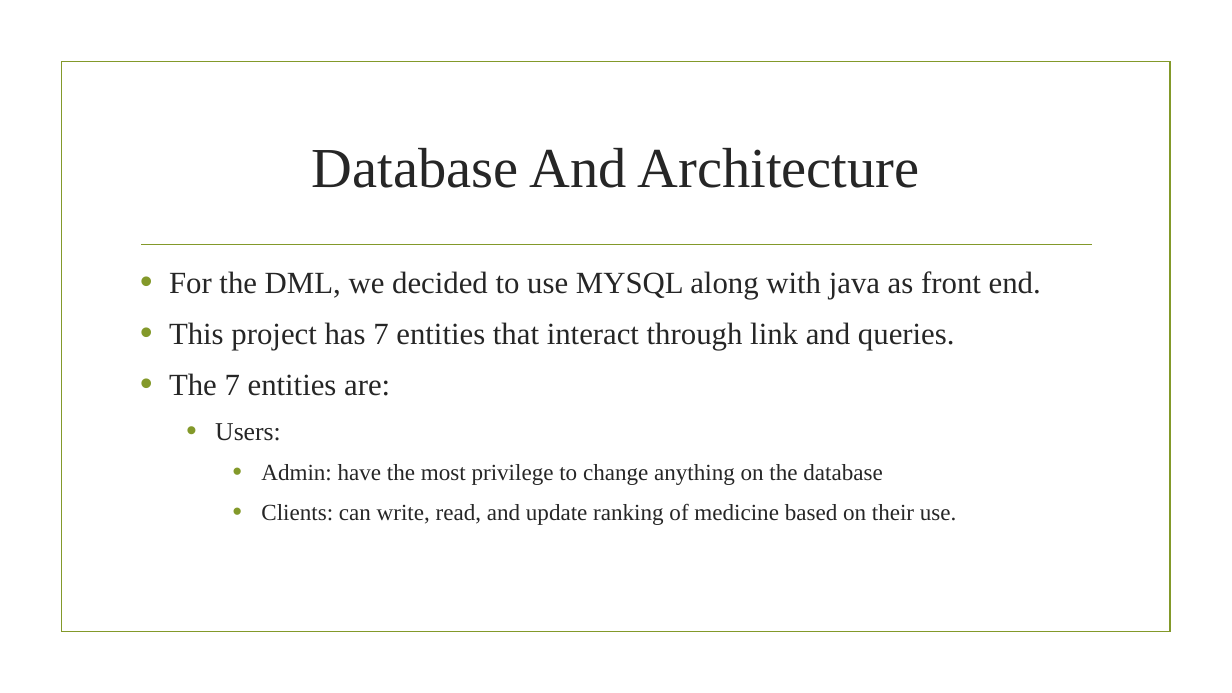
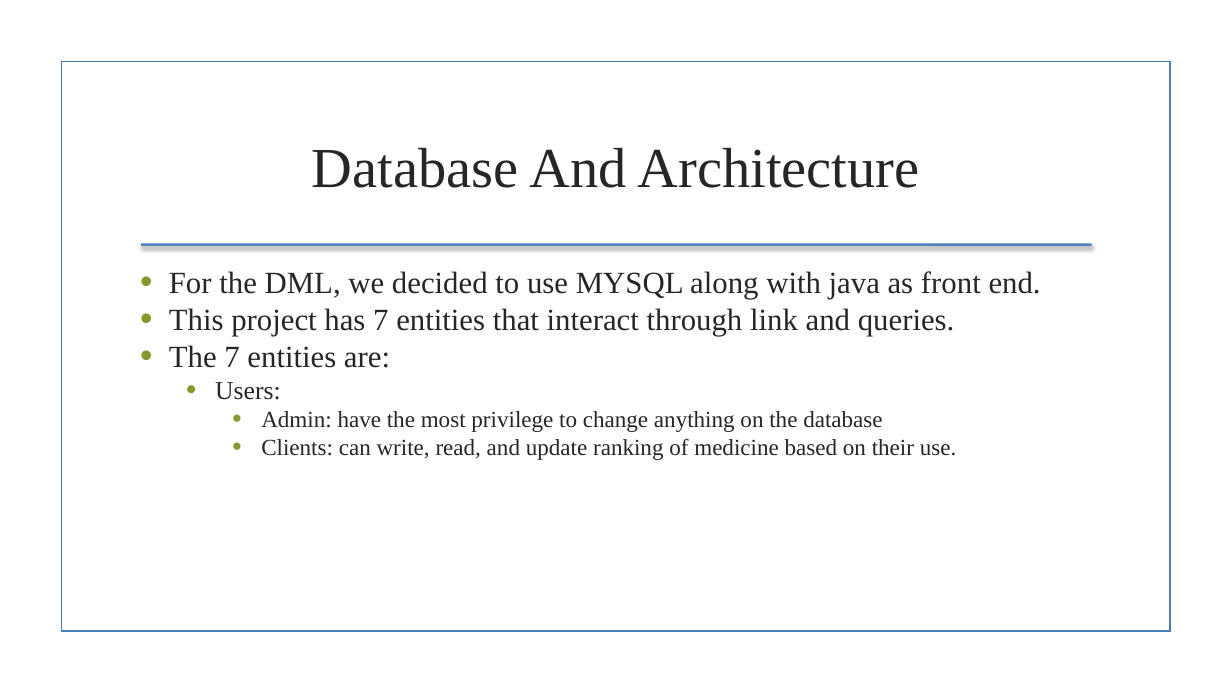
Before and after one commit to jensenj5/DB, a slide deck: slide 3 of Medication recommendation.pptx. Drawn at 1232x693 pixels with LibreOffice and Linux fonts; fonts in the diff are those of the drawing; background and template pictures are left out. Boxes give left, top, right and bottom in pixels: in the first picture for what was removed or moved away, otherwise in the second. Text is boxed around its words. In the diff, an @@ line names an element or a change of style, - is before the commit and + after.

```diff
--- a/Medication recommendation.pptx
+++ b/Medication recommendation.pptx
@@ rectangle at (61, 62, 1170, 632): outline #83992A 1.25 pt to #4B7EBC 1.25 pt @@
@@ text "For the DML, we decided ..." at (169, 271, 1041, 460): less space between paragraphs @@
@@ line (141, 245) - (1092, 245): stroke #83992A 1.25 pt to #4F81BD 2 pt @@
```
Also in this commit, not shown: 6 other slides changed, 3 slides removed, 27 other files.
